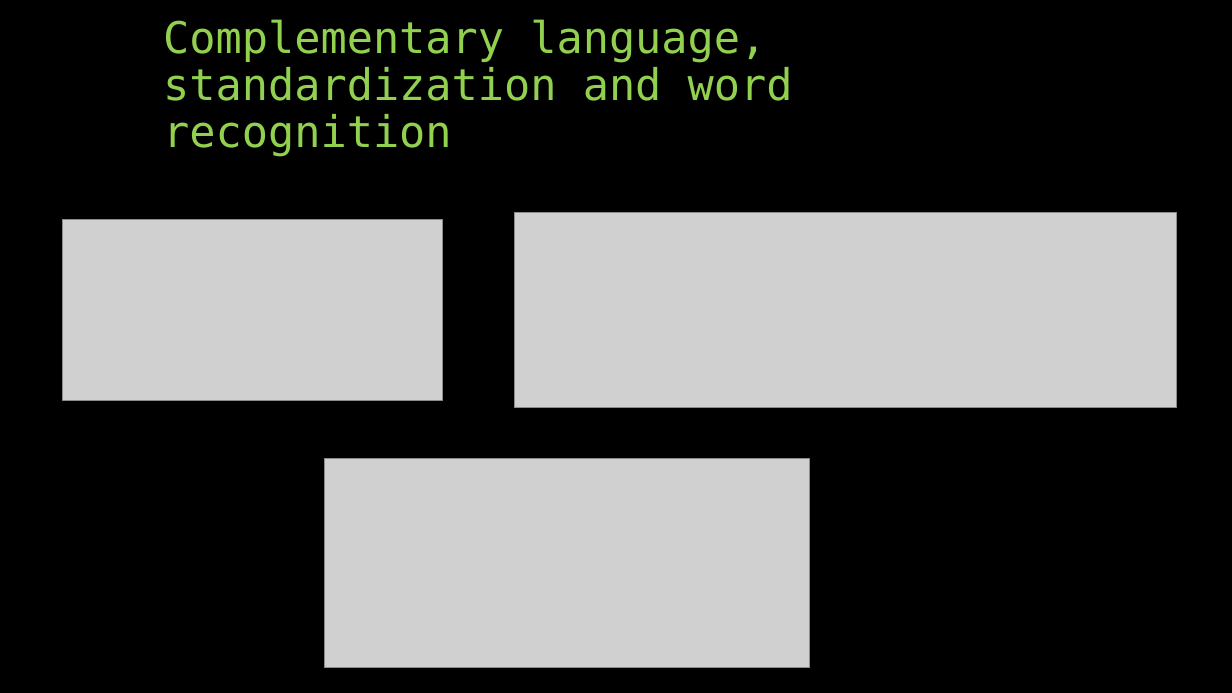
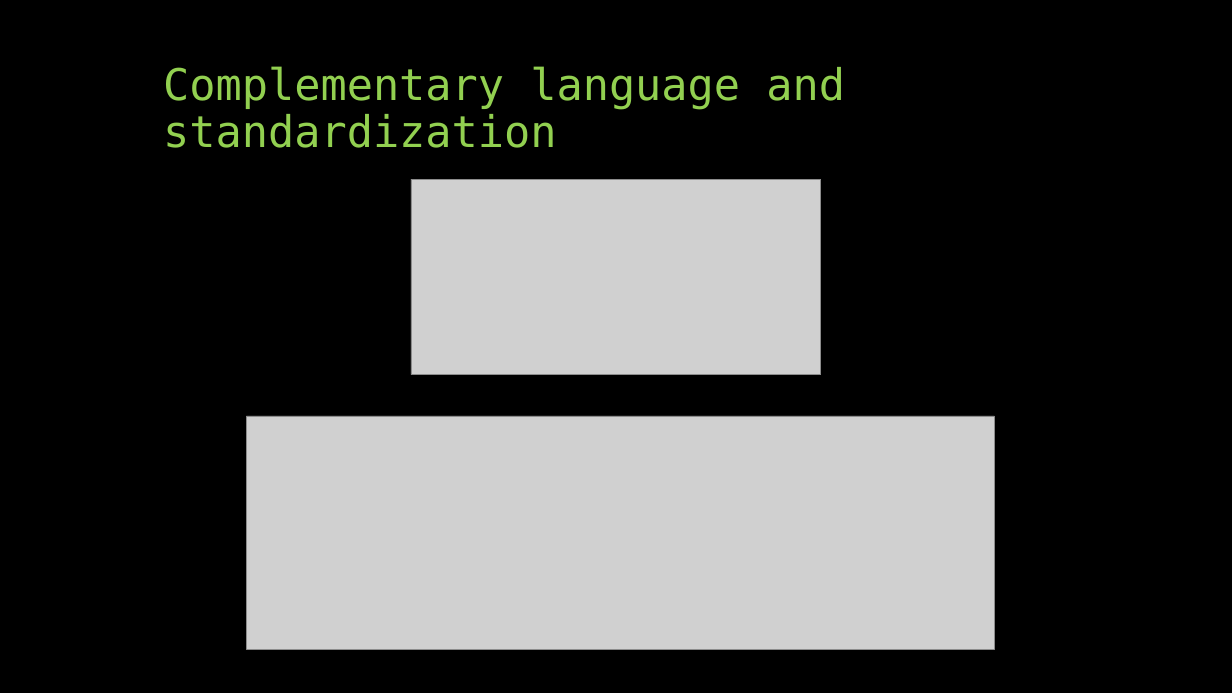
Before and after one commit to Vectypus/Finite-automata, a slide deck: slide 9 of Presentation.pptx (slide 8 before the commit). Drawn at 1232x693 pixels with LibreOffice and Linux fonts; fonts in the diff are those of the drawing; grey boxes stand for pictures. Boxes give left, top, right and bottom in pixels: in the first picture for what was removed or moved away, otherwise in the second. Text is boxed around its words. In the diff, an @@ line names an element or a change of style, - is before the commit and + after.

```diff
--- a/Presentation.pptx
+++ b/Presentation.pptx
@@ title at (x1=163, y1=66, x2=845, y2=148): text changed @@
-Complementary language, standardization and word recognition
+Complementary language and standardization
@@ picture resized from (x1=63, y1=220, x2=442, y2=401) to (x1=411, y1=179, x2=822, y2=375) @@
@@ picture removed at (x1=514, y1=213, x2=1177, y2=408) @@
@@ picture resized from (x1=325, y1=459, x2=810, y2=668) to (x1=247, y1=416, x2=994, y2=650) @@
```
Also in this commit, not shown: 4 other slides changed, 2 slides added, 1 other file.
